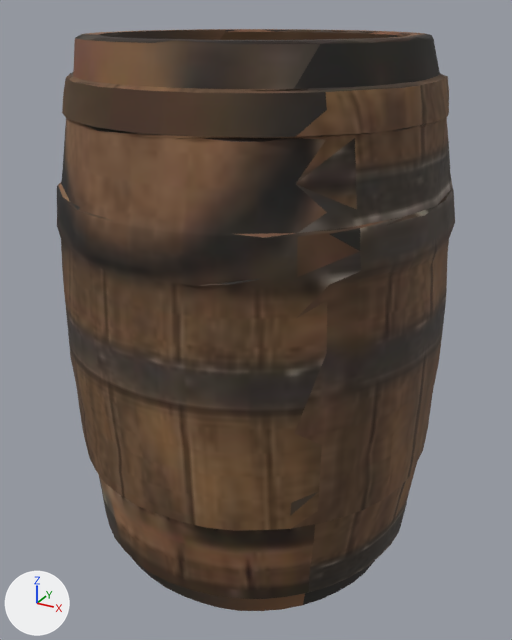
Before and after pictures for a commit that changed the glTF model packages/client/public/props/street_barrel.glb.
Before and after are seen from a 50 mm camera at (0.568, -1.027, 0.935) aimed at (0.007, -0.008, 0.426). The axes (+X, +Y, +Z) are drawn at lower left. The lights are the same throughout. The first picture is the older version. Where no turn or scale is listed for an object, it has been applied to the vertices. Vertices at exactly the same position are counted once.
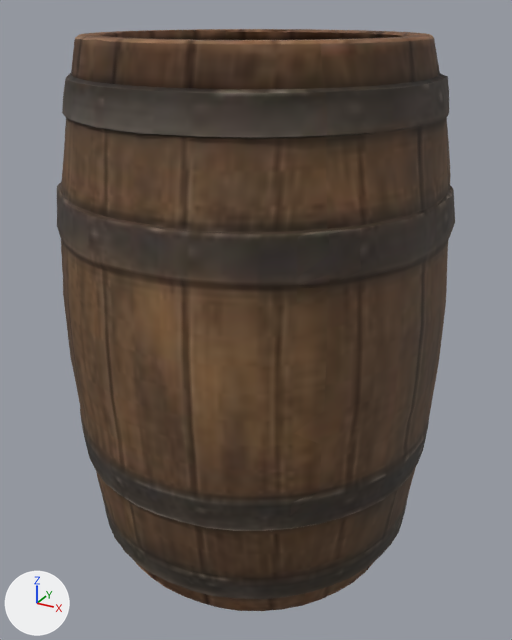
What differs and where, as boxes [x1, y1, x2, y2] in the pictures (512 x 640 px):
```json
{"part": 1, "of": "me_mesh_0", "change": "built on", "before": [99, 372, 437, 511], "after": [57, 29, 453, 611]}
{"part": 2, "of": "me_mesh_0", "change": "surface changed", "before": [57, 29, 449, 611], "after": [57, 29, 449, 611]}
```

The change, as JSON lines over the scene's bpy script:
```json
{"block": "me_mesh_0", "where": "# used by ob_mesh_0; location = (0.0, 0.0, 0.45)"}
{"op": "remove", "block": "me_mesh_0", "code": "me_mesh_0.from_pydata(...)  # 1502 vertices, 3000 faces; spans x -0.328..0.328, y -0.327..0.327, z -0.45..0.45"}
{"op": "add", "block": "me_mesh_0", "code": "me_mesh_0.from_pydata(...)  # 2252 vertices, 4500 faces; spans x -0.328..0.328, y -0.327..0.327, z -0.45..0.45"}
{"block": "me_mesh_0", "change": "me_mesh_0 part 1: 5 vertices removed from x -0.184..0.319, y -0.318..0.174, z -0.361..0.151; 755 vertices added at x -0.328..0.328, y -0.327..0.323, z -0.45..0.45"}
{"block": "me_mesh_0", "change": "me_mesh_0 part 2: 1314 kept faces spanning x -0.328..0.328, y -0.327..0.327, z -0.45..0.45 get new texture (UV) coordinates"}
```
